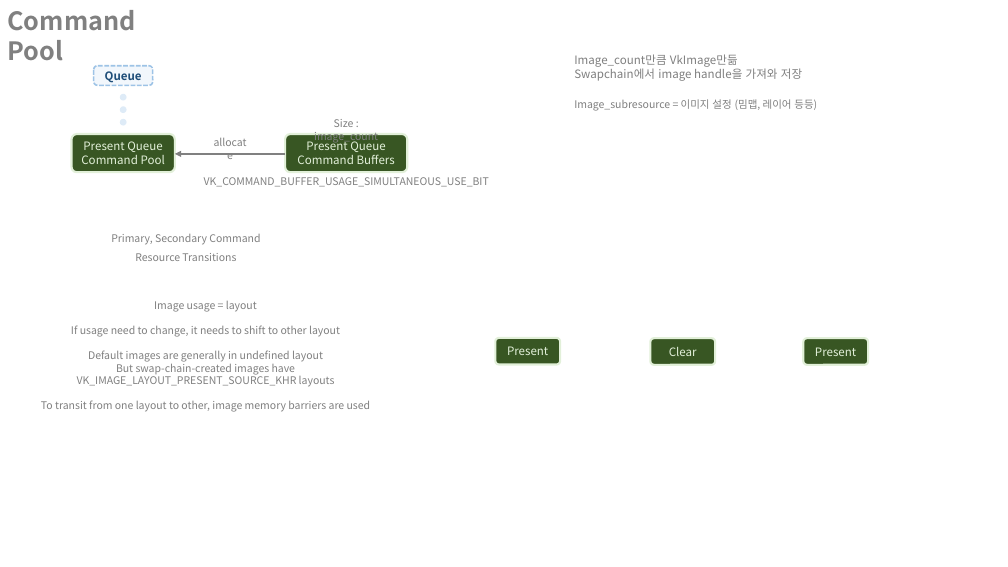
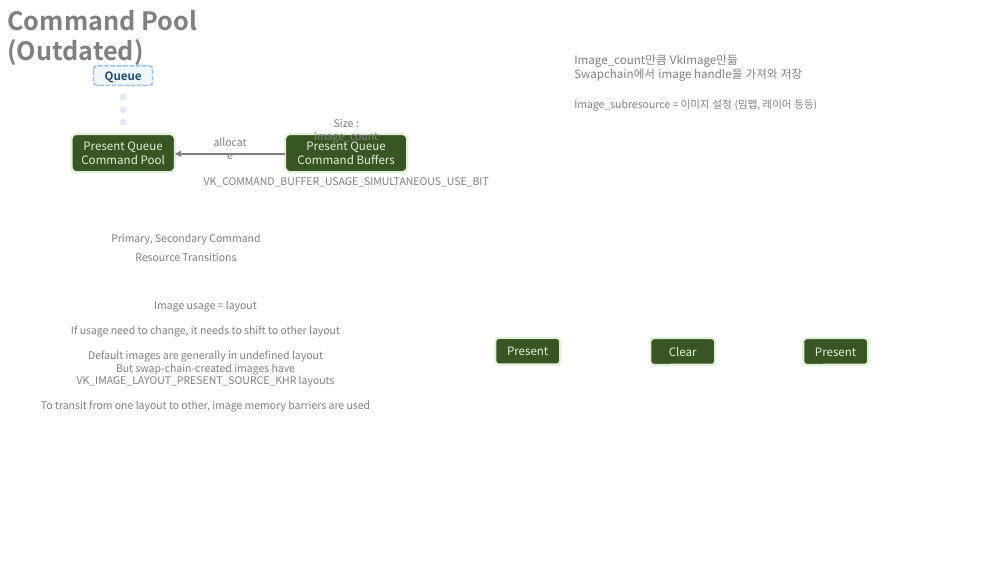
Before and after one commit to CabbageOni/VulcanFramework, a slide deck: slide 8 of vulkan.pptx (slide 7 before the commit). Drawn at 1008x567 pixels with LibreOffice and Linux fonts; fonts in the diff are those of the drawing. Boxes give left, top, right and bottom in pixels: in the first picture for what was removed or moved away, otherwise in the second. Text is boxed around its words. In the diff, an @@ line names an element or a change of style, - is before the commit and + after.

```diff
--- a/vulkan.pptx
+++ b/vulkan.pptx
@@ text at (7, 10, 197, 67): text changed @@
-Command Pool
+Command Pool (Outdated)
```
Also in this commit, not shown: 1 slide added, 1 slide removed, 3 other files.
